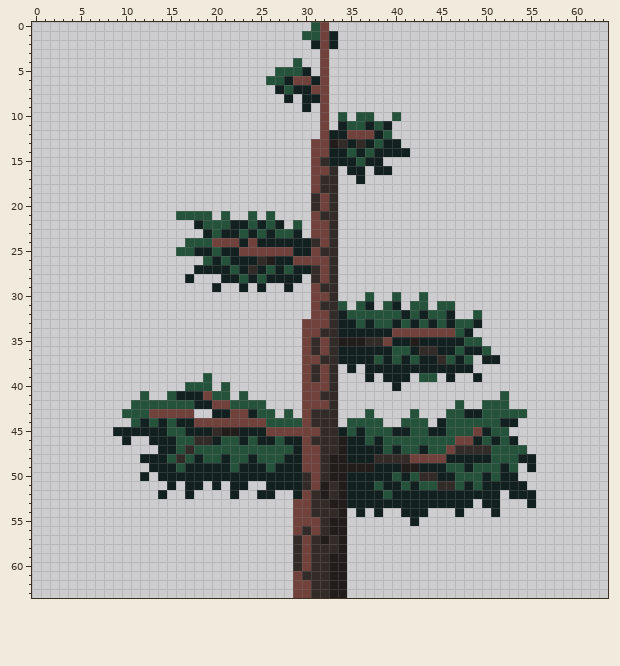
File history of a pixel-art sprite, src/assets/environment/tree.png. This is how it looked before the edit.
The file is 64x64 pixels.
Now the later version:
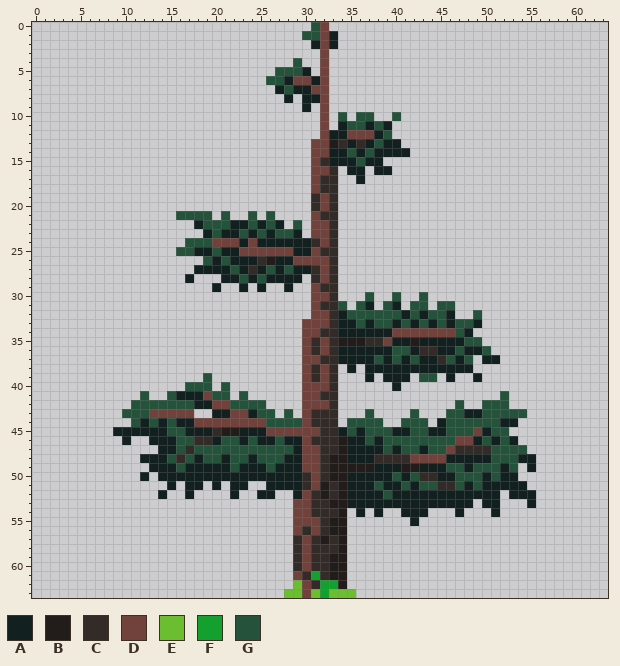
Palette (. is transparent): A #122020  B #221c1a  C #322b28  D #71413b  E #6abe30  F #14a02e  G #24523b
Diff:
Changed rows in their new state; - is an unchanged pixel.
first column x 28:
61 ---F----
62 -E--FF--
63 EE-EFEEE
